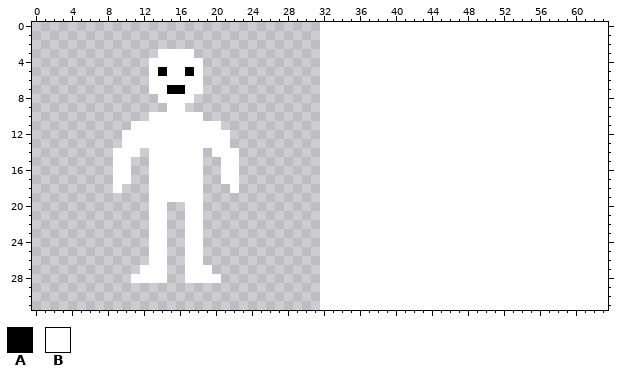
Pixel-art file: assets/asesprite/creatures_ase.aseprite. That is the earlier state.
32x32 pixels, 1 frame. The old version is drawn lined up with the new one, on the new canvas.
Palette (. is transparent): A #000000  B #ffffff
Pixels before, first column x 9:
 3 .....BBBB.....
 4 ....BBBBBB....
 5 ....BABBAB....
 6 ....BBBBBB....
 7 ....BBAABB....
 8 .....BBBB.....
 9 ......BB......
10 ....BBBBBB....
11 ..BBBBBBBBBB..
12 .BBBBBBBBBBBB.
13 .BBBBBBBBBBBB.
14 BBB.BBBBBB.BBB
15 BB..BBBBBB..BB
16 BB..BBBBBB..BB
17 BB..BBBBBB..BB
18 B...BBBBBB...B
19 ....BBBBBB....
20 ....BB..BB....
21 ....BB..BB....
22 ....BB..BB....
23 ....BB..BB....
24 ....BB..BB....
25 ....BB..BB....
26 ....BB..BB....
27 ...BBB..BBB...
28 ..BBBB..BBBB..
After:
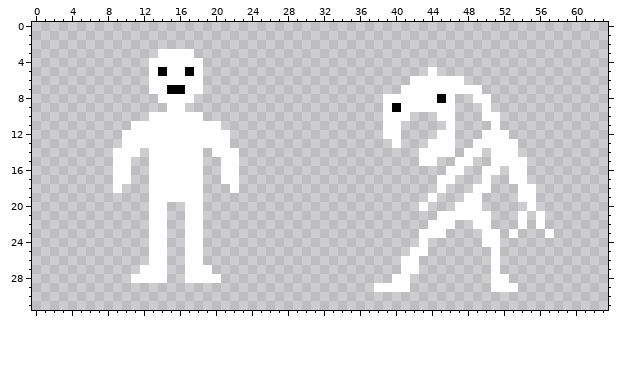
The exact change:
canvas 32x32 -> 64x32
Changed rows in their new state; - is an unchanged pixel.
first column x 38:
 5 ------B-------------
 6 ----BBBBBB----------
 7 ---BBBBBBBBB--------
 8 -BBBBBBAB--BB-------
 9 -BABBBBBB---B-------
10 -BBB---BB---BB------
11 -BB-----B----B------
12 -BB----BB---BBB-----
13 --B---BBB--BBBBB----
14 -----BBBB-BB-BBB----
15 -----BB--BB--BBBB---
16 --------BB--BB-BB---
17 -------BB---B--BB---
18 -------B---BB---BB--
19 ------B---BB----BB--
20 -----B---BBB-----B--
21 -------BBBBBB---B-B-
22 ------BBB--BB---B-B-
23 -----BBB----BB-B---B
24 -----B------BB------
25 ----BB-------B------
26 ---BB--------B------
27 ---BB--------B------
28 --BB---------BB-----
29 BBBB---------BBB----
Changed places in both pictures, as pixel boxes (x1, y1, x2, y2):
added: (374, 67, 554, 292)
